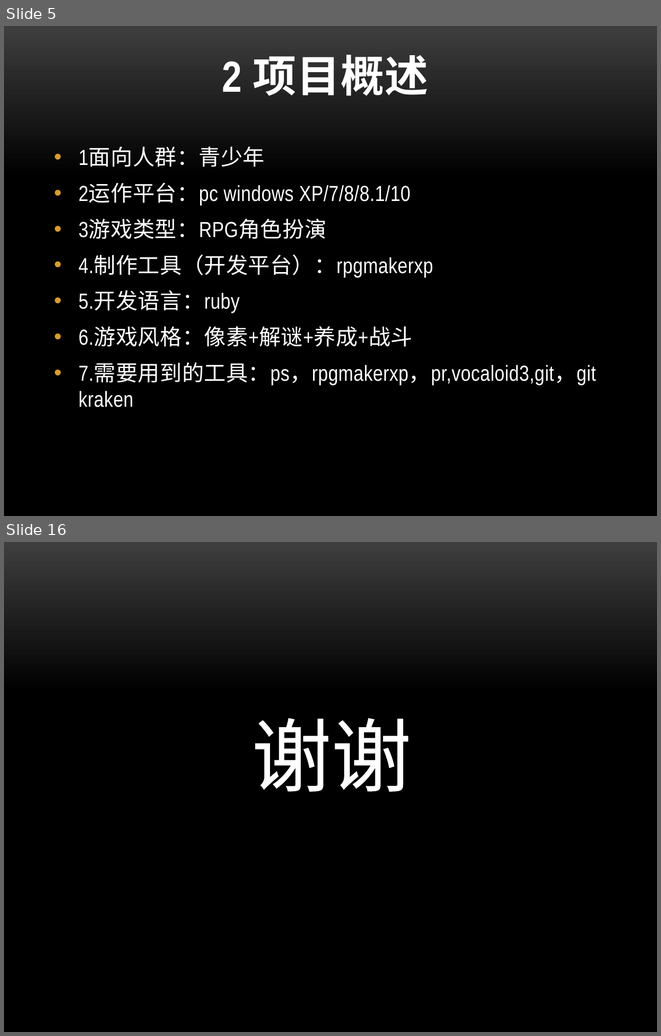
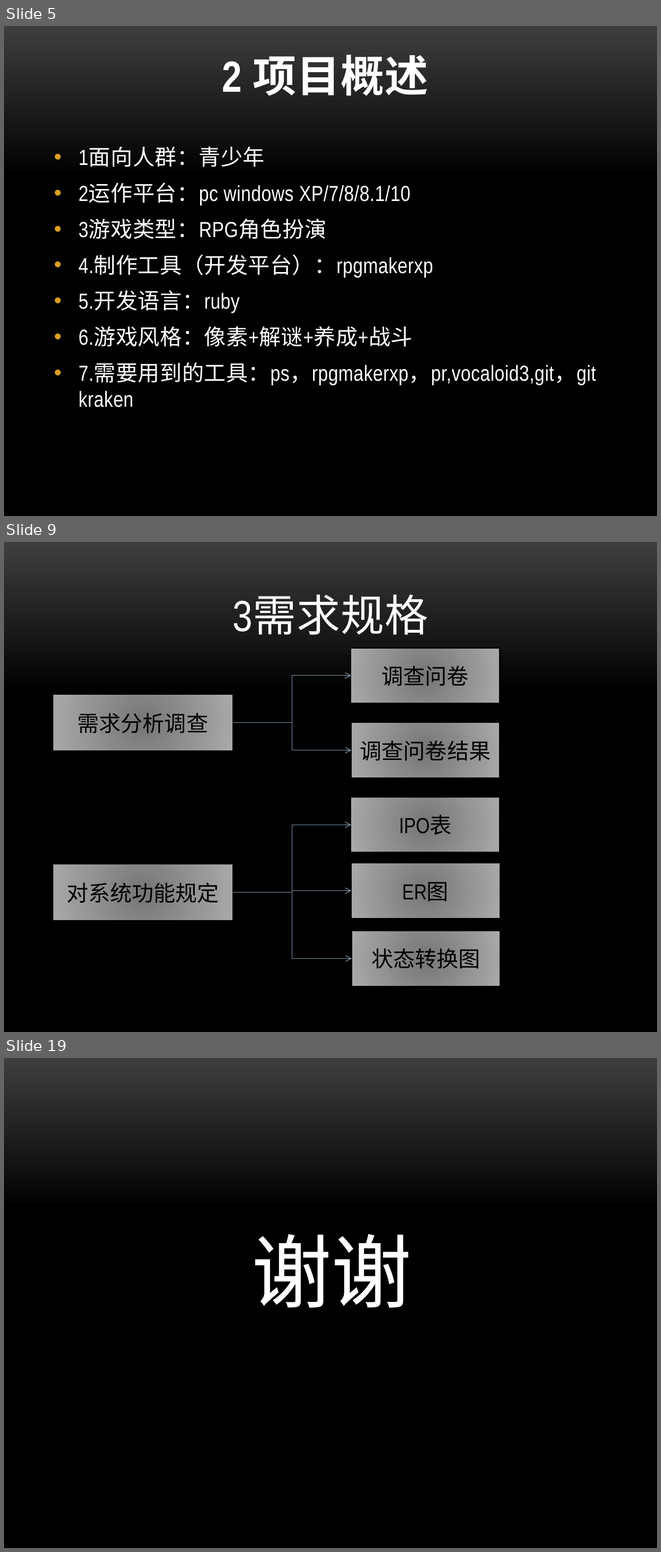
Before and after one commit to ZanebonoAlter/-, a slide deck: 项目计划.pptx. Shown one above the other, each under a label of ours: slides 5 and 16 before the commit, slides 5, 9 and 19 after it; the slides between them are not shown. The pictures are 661x1036 and 661x1552 pixels, drawn with LibreOffice and Linux fonts; fonts in the diff are those of the drawing; background and template pictures are left out. Boxes give left, top, right and bottom in pixels: in the first picture for what was removed or moved away, otherwise in the second. Text is boxed around its words. In the diff, an @@ line names an element or a change of style, - is before the commit and + after.

```diff
--- a/项目计划.pptx
+++ b/项目计划.pptx
@@ slide 9 added at [4,542,657,1032], background picture (left out) @@
@@ title added at [232,596,428,635], 48 pt, text #FFFFFF @@
+3需求规格
@@ rectangle added at [351,648,499,703], fill gradient #767676 to #A9A9A9, outline #000000 0.75 pt, 24 pt, text #000000 @@
+调查问卷
@@ elbow arrow added from (232, 723) to (351, 676), #7E97AD 0.75 pt @@
@@ rectangle added at [53,694,233,751], fill gradient #767676 to #A9A9A9, outline #000000 0.75 pt, 24 pt, text #000000 @@
+需求分析调查
@@ elbow arrow added from (232, 723) to (351, 750), #7E97AD 0.75 pt @@
@@ rectangle added at [351,723,500,778], fill gradient #767676 to #A9A9A9, outline #000000 0.75 pt, 24 pt, text #000000 @@
+调查问卷结果
@@ rectangle added at [351,797,499,852], fill gradient #767676 to #A9A9A9, outline #000000 0.75 pt, 24 pt, text #000000 @@
+IPO表
@@ elbow arrow added from (232, 892) to (351, 824), #7E97AD 0.75 pt @@
@@ rectangle added at [53,864,233,921], fill gradient #767676 to #A9A9A9, outline #000000 0.75 pt, 24 pt, text #000000 @@
+对系统功能规定
@@ rectangle added at [351,863,500,918], fill gradient #767676 to #A9A9A9, outline #000000 0.75 pt, 24 pt, text #000000 @@
+ER图
@@ elbow arrow added from (232, 892) to (351, 891), #7E97AD 0.75 pt @@
@@ elbow arrow added from (232, 892) to (351, 959), #7E97AD 0.75 pt @@
@@ rectangle added at [351,930,500,986], fill gradient #767676 to #A9A9A9, outline #000000 0.75 pt, 24 pt, text #000000 @@
+状态转换图
@@ what was slide 16 is now slide 19 @@
```
Also in this commit, not shown: 12 slides changed, 3 other slides added, 1 slide removed, 6 other files.
